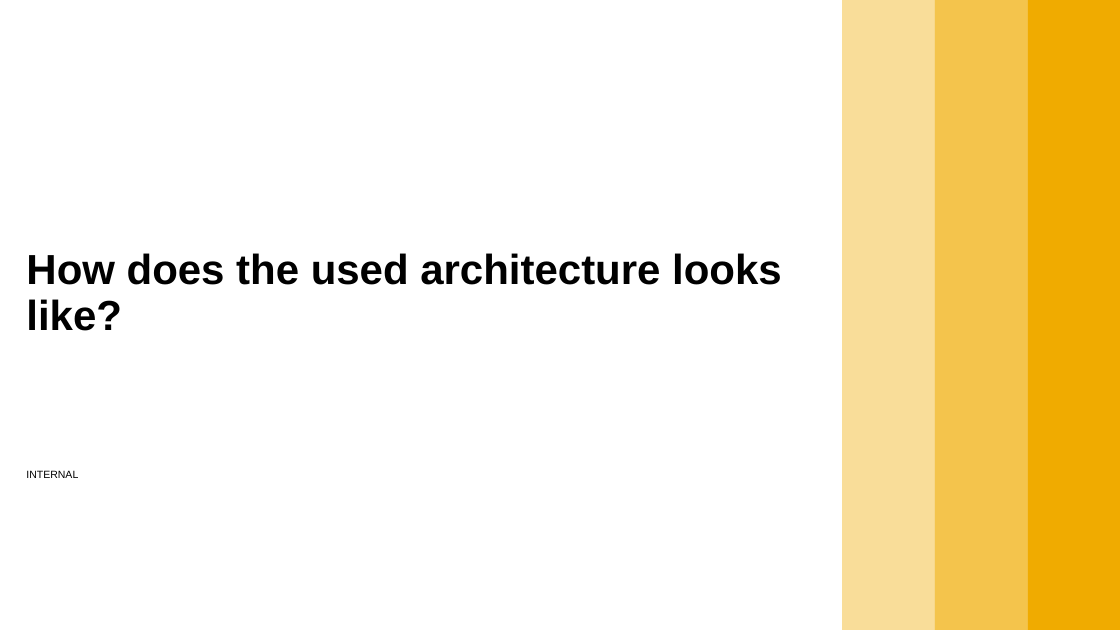
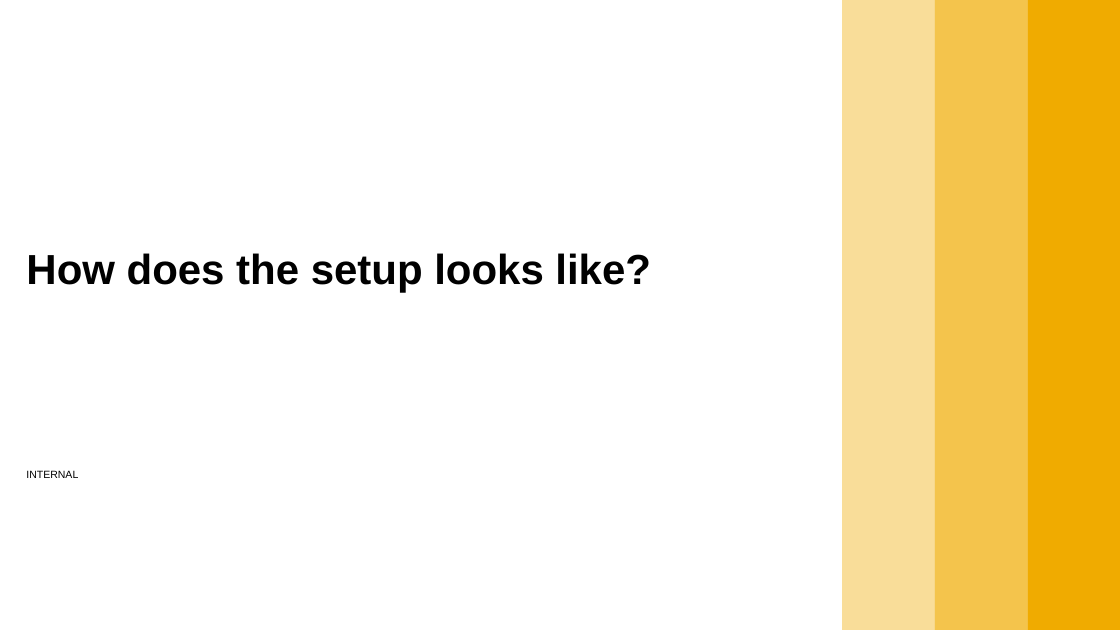
Before and after one commit to cuijiyao01/docker-k8s-training, a slide deck: slide 12 of sample-app/bulletinboard-in-k8s_intro.pptx. Drawn at 1120x630 pixels with LibreOffice and Linux fonts; fonts in the diff are those of the drawing; background and template pictures are left out. Boxes give left, top, right and bottom in pixels: in the first picture for what was removed or moved away, otherwise in the second. Text is boxed around its words. In the diff, an @@ line names an element or a change of style, - is before the commit and + after.

```diff
--- a/sample-app/bulletinboard-in-k8s_intro.pptx
+++ b/sample-app/bulletinboard-in-k8s_intro.pptx
@@ title at bbox=[26, 253, 651, 293]: text changed @@
-How does the used architecture looks like?
+How does the setup looks like?
```
Also in this commit, not shown: 2 other slides changed, 14 other files.
